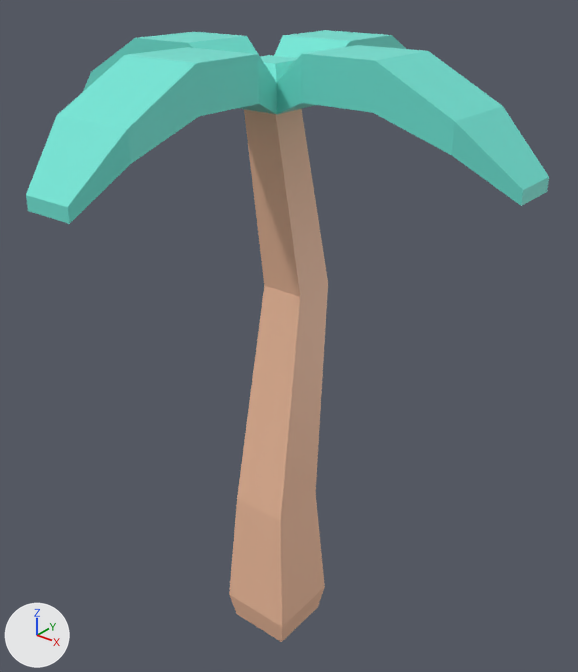
The glTF model assets/models/kit/nature_tree_palmTall.glb as it was, and as the next commit left it.
One viewpoint serves both versions: a camera (50 mm lens) standing at (0.976, -1.173, 1.462) and looking at (0.001, 0.046, 0.706). The lights are fixed; the arrows at lower left show +X, +Y and +Z. The first picture is the older version. Vertices at exactly the same position are counted once.

The first picture shows 'nature_tree_palmTall'.
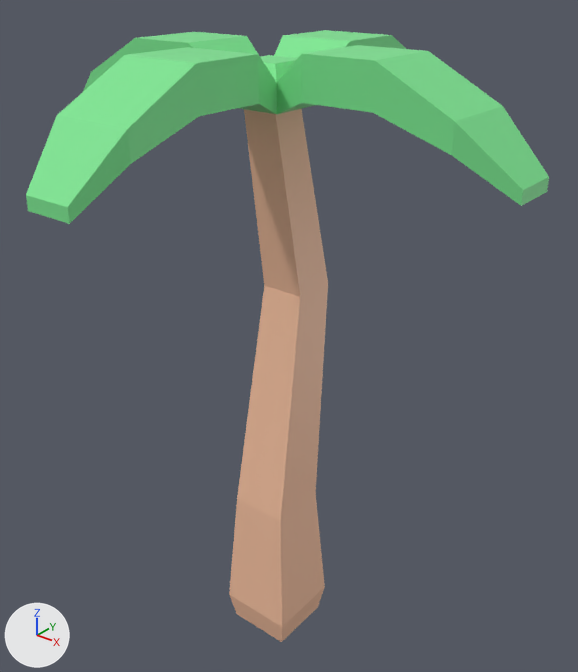
Where the change shows, as pixel boxes [x1, y1, x2, y2] in the pictures (578 x 672 px):
```json
{"part": 1, "of": "me_mesh_tree_palmtall", "change": "recoloured", "before": [26, 30, 549, 224], "after": [26, 30, 549, 224], "on screen": "cyan to green"}
```

The change, as JSON lines over the scene's bpy script:
```json
{"block": "me_mesh_tree_palmtall", "where": "me_mesh_tree_palmtall.from_pydata(...)  # 96 vertices, 190 faces; spans x -0.517..0.517, y -0.52..0.515, z -0.05..1.306"}
{"block": "me_mesh_tree_palmtall", "where": "# used by ob_nature_tree_palmtall; location = (0.0, 0.0, 0.0)"}
{"block": "me_mesh_tree_palmtall", "change": "me_mesh_tree_palmtall part 1: 156 faces centred in x -0.517..0.517, y -0.52..0.515, z 1.12..1.306 are repainted in the vertex colours; the middle colour goes from cyan #70e6d6 to green #7ce691"}
```
